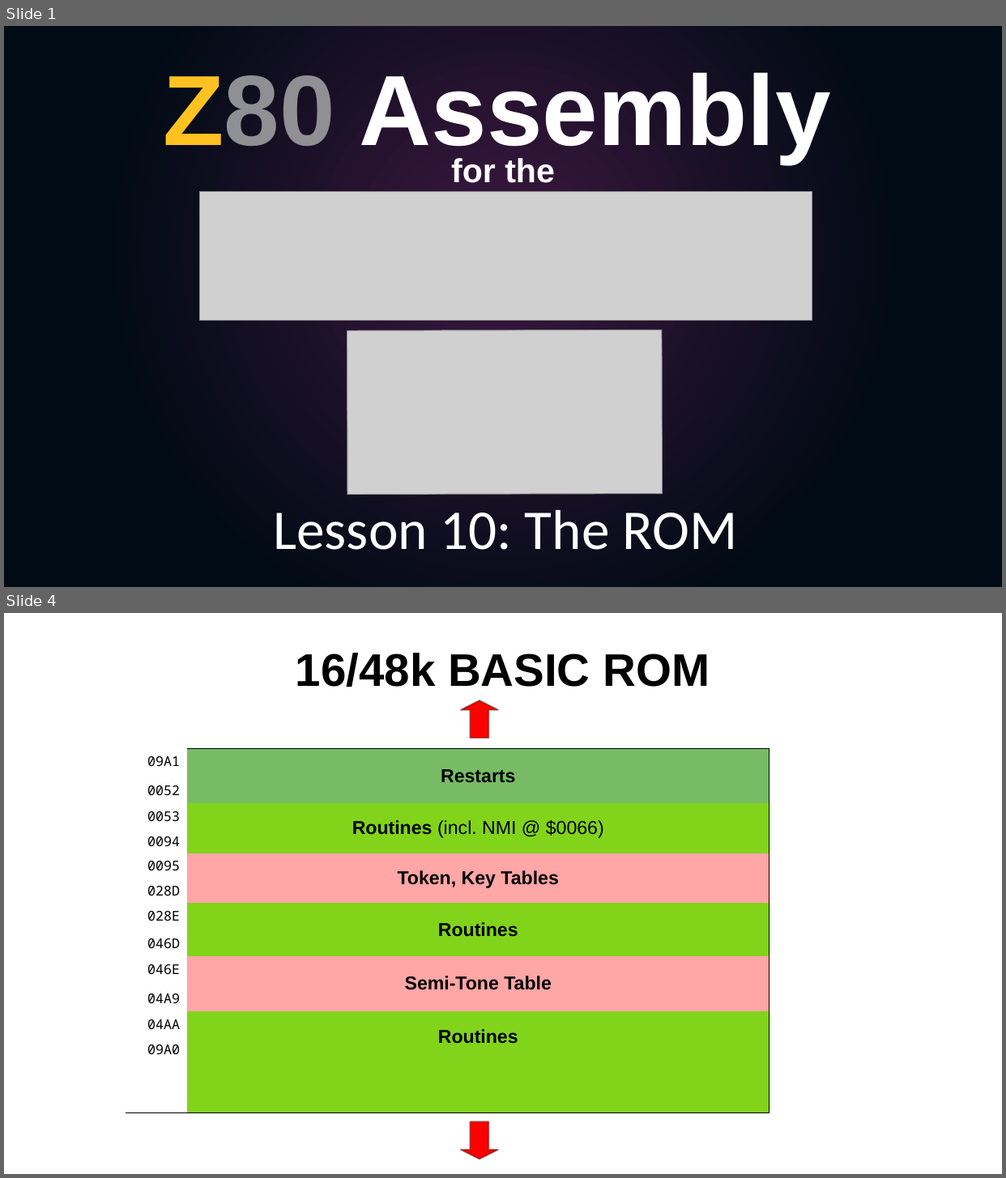
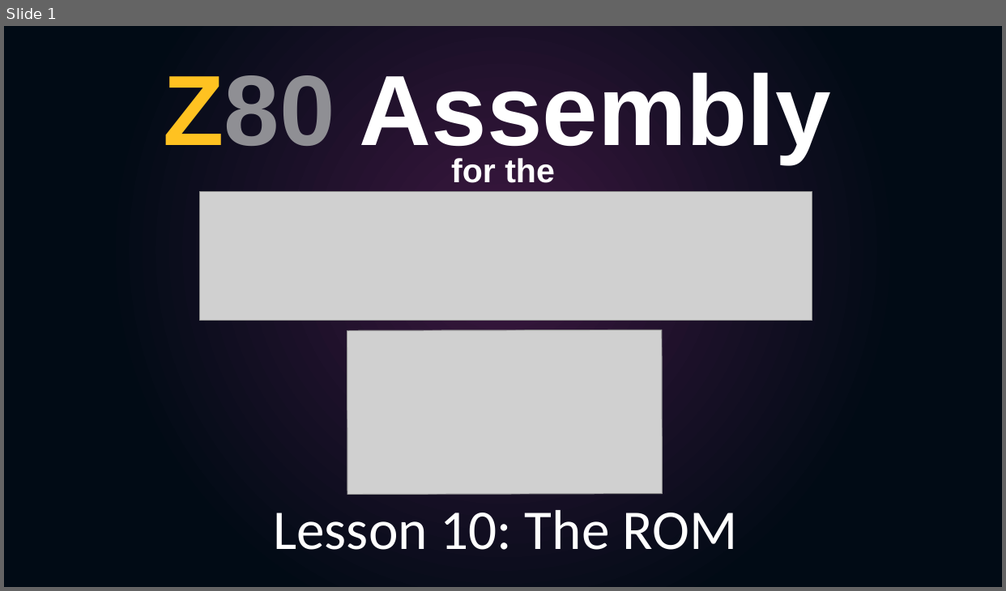
Before and after one commit to SlithyMatt/zxs-assembly-tutorial, a slide deck: Lesson10/Lesson10.odp. Shown one above the other, each under a label of ours: slides 1 and 4 before the commit, slide 1 after it; the slides between them are not shown. The pictures are 1006x1178 and 1006x591 pixels, drawn with LibreOffice and Linux fonts; fonts in the diff are those of the drawing; grey boxes stand for pictures. Boxes give left, top, right and bottom in pixels: in the first picture for what was removed or moved away, otherwise in the second. Text is boxed around its words. In the diff, an @@ line names an element or a change of style, - is before the commit and + after.

```diff
--- a/Lesson10/Lesson10.odp
+++ b/Lesson10/Lesson10.odp
@@ slide 4 removed at (x1=4, y1=613, x2=1002, y2=1174), background #FFFFFF @@
@@ title removed at (x1=296, y1=653, x2=710, y2=687) @@
-16/48k BASIC ROM
@@ down arrow removed at (x1=461, y1=700, x2=498, y2=738) @@
@@ table removed at (x1=126, y1=748, x2=769, y2=1112), 14 rows, 2 columns @@
-09A1 | Restarts
-0052 | 
-0053 | Routines (incl. NMI @ $0066)
-0094 | 
-0095 | Token, Key Tables
-028D | 
-028E | Routines
-046D | 
-046E | Semi-Tone Table
-04A9 | 
-04AA | Routines
-09A0 | 
- | 
- | 
@@ down arrow removed at (x1=461, y1=1122, x2=498, y2=1160) @@
```
Also in this commit, not shown: 2 slides changed, 12 slides added, 1 other slide removed.
